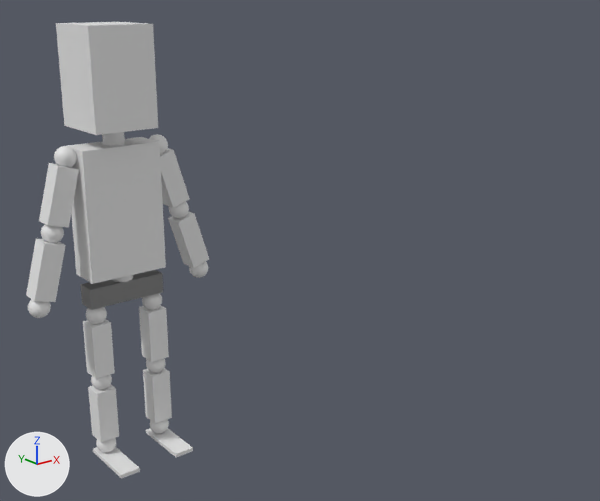
An edit to the Blender file Blender/Charles.blend, drawn before and after from the same camera.
Camera for both pictures: a 50 mm camera at (-31.4, -68.8, 44.8) aimed at (25.5, 2.3, 16.4). Lighting does not change. The marker at lower left points along +X, +Y and +Z.
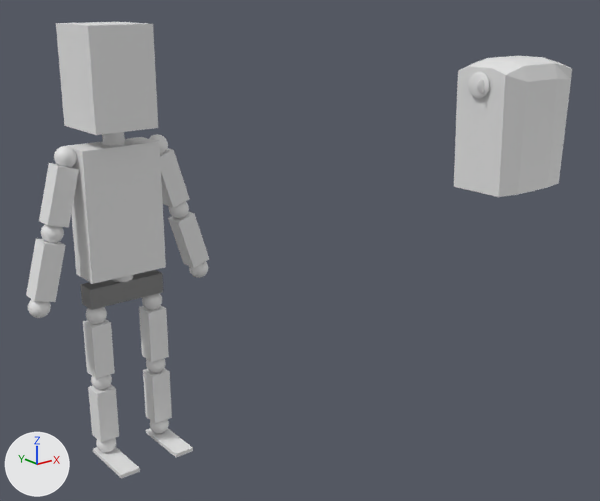
The newer file is also turned or shifted as a whole; pictures and numbers use the older file's frame.

The change, as a diff of the scene's bpy script:
```diff
--- a/Blender/Charles.blend.py
+++ b/Blender/Charles.blend.py
@@ me_sphere_001 @@
+me_sphere_001.from_pydata(...)  # a UV sphere (32 segments, 16 rings, poles along z) spanning x -1.0..1.0, y -1.0..1.0, z -1.0..1.0
@@ me_cube @@
+me_cube.from_pydata(...)  # 44 vertices, 42 faces; spans x -1.0..1.0, y -1.18..1.17, z -1.0..1.0
@@ ob_sphere_013 @@
+ob_sphere_013 = bpy.data.objects.new('Sphere.013', me_sphere_001)
+ob_sphere_013.location = (51.9, -0.9, 33.5)
+ob_sphere_013.rotation_euler = (3.142, 0.0, -1.571)  # degrees (180, 0, -90)
+ob_sphere_013.scale = (-0.228, -0.879, -0.879)
@@ ob_sphere @@
+ob_sphere = bpy.data.objects.new('Sphere', me_sphere_001.copy())
+ob_sphere.location = (52.4, 0.0, 33.5)
+ob_sphere.rotation_euler = (3.142, 0.0, 0.0)  # degrees (180, 0, 0)
+ob_sphere.scale = (-0.426, -1.64, -1.64)
@@ ob_cube_014 @@
+ob_cube_014 = bpy.data.objects.new('Cube.014', me_cube)
+ob_cube_014.location = (59.6, 0.0, 28.1)
+ob_cube_014.scale = (6.92, 3.78, 8.44)
```

Pixel boxes (x1, y1, x2, y2) of what changed, in the pictures (600 x 501 px):
'Cube.014', added
    after: (454, 56, 572, 197)
'Sphere', added
    after: (468, 72, 489, 98)
'Sphere.013', added
    after: (477, 79, 484, 93)
